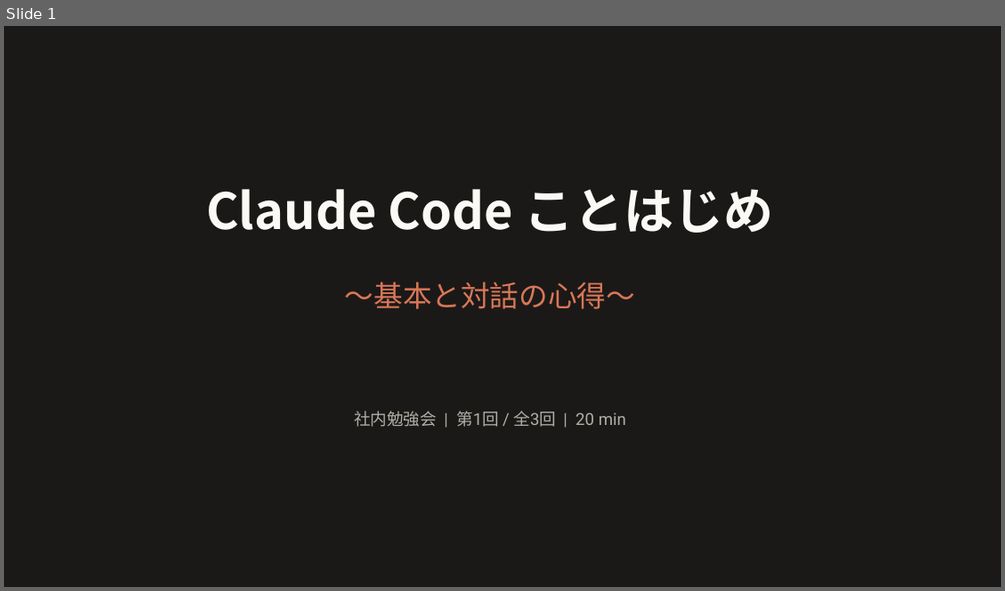
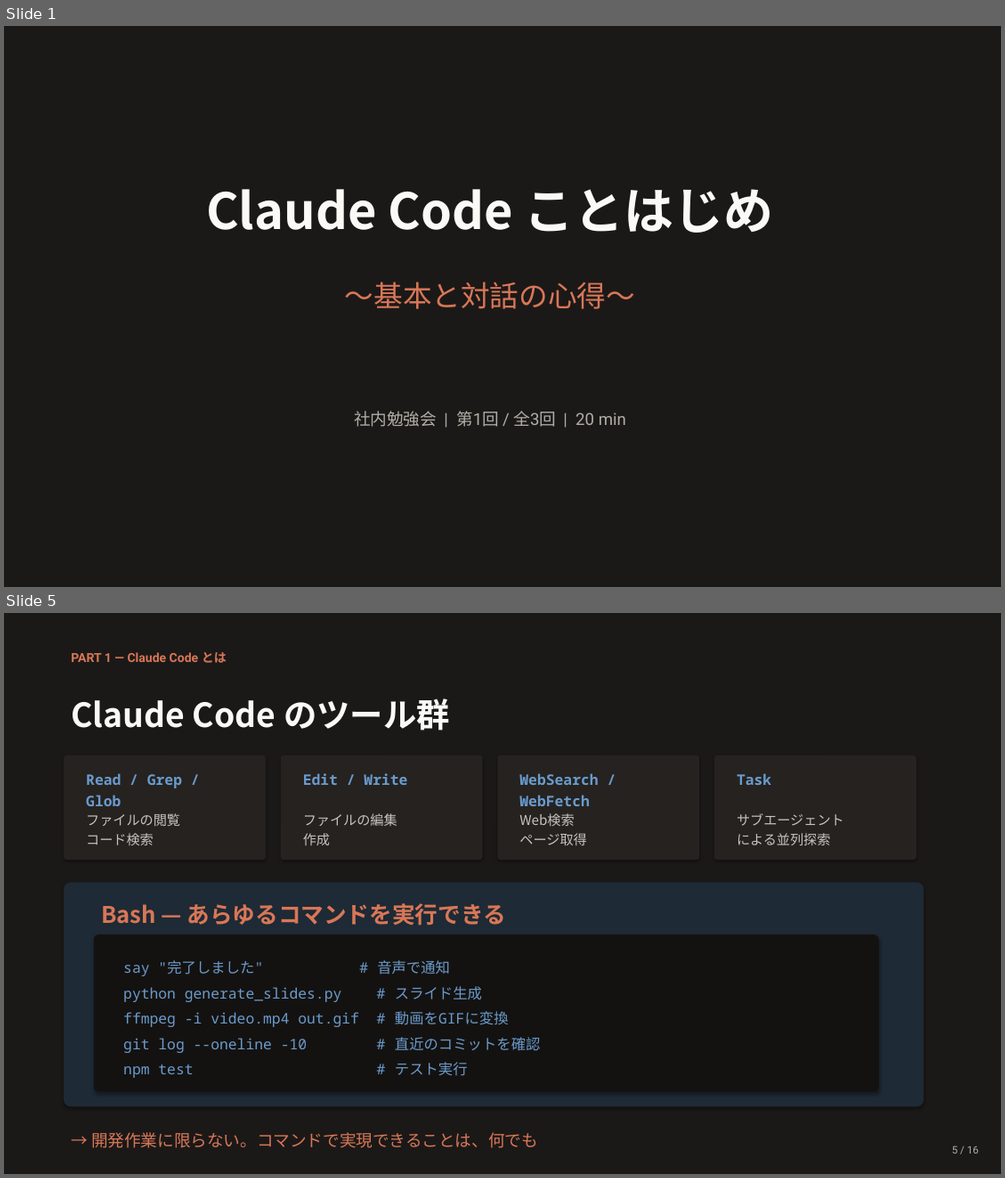
Before and after one commit to Ischca/zenn, a slide deck: slides/session1.pptx. Shown one above the other, each under a label of ours: slide 1 before the commit, slides 1 and 5 after it; the slides between them are not shown. The pictures are 1005x591 and 1005x1178 pixels, drawn with LibreOffice and Linux fonts; fonts in the diff are those of the drawing. Boxes give left, top, right and bottom in pixels: in the first picture for what was removed or moved away, otherwise in the second. Text is boxed around its words. In the diff, an @@ line names an element or a change of style, - is before the commit and + after.

```diff
--- a/slides/session1.pptx
+++ b/slides/session1.pptx
@@ slide 5 added at <box>4,613,1001,1174</box>, background #1B1918 @@
@@ text added at <box>71,652,226,663</box>, 12 pt, text #D97757, bold @@
+PART 1 — Claude Code とは
@@ text added at <box>71,698,450,730</box>, 32 pt, text #FAF9F5, bold @@
+Claude Code のツール群
@@ rounded rectangle added at <box>64,755,266,860</box>, fill #252220 @@
@@ rounded rectangle added at <box>281,755,483,860</box>, fill #252220 @@
@@ rounded rectangle added at <box>498,755,699,860</box>, fill #252220 @@
@@ rounded rectangle added at <box>714,755,916,860</box>, fill #252220 @@
@@ text added at <box>86,773,182,806</box>, 14 pt, text #6A9BCC, bold @@
+Read / Grep / Glob
@@ text added at <box>303,773,407,785</box>, 14 pt, text #6A9BCC, bold @@
+Edit / Write
@@ text added at <box>519,773,598,806</box>, 14 pt, text #6A9BCC, bold @@
+WebSearch /
+WebFetch
@@ text added at <box>736,773,771,785</box>, 14 pt, text #6A9BCC, bold @@
+Task
@@ text added at <box>86,813,180,845</box>, 13 pt, text #C5C3BB @@
+ファイルの閲覧
+コード検索
@@ text added at <box>303,813,397,845</box>, 13 pt, text #C5C3BB @@
+ファイルの編集
+作成
@@ text added at <box>519,813,586,845</box>, 13 pt, text #C5C3BB @@
+Web検索
+ページ取得
@@ text added at <box>736,813,844,845</box>, 13 pt, text #C5C3BB @@
+サブエージェント
+による並列探索
@@ rounded rectangle added at <box>64,882,923,1107</box>, fill #1E2A35 @@
@@ text added at <box>101,903,506,925</box>, 22 pt, text #D97757, bold @@
+Bash — あらゆるコマンドを実行できる
@@ rounded rectangle added at <box>94,934,879,1092</box>, fill #141210 @@
@@ text added at <box>123,960,541,1078</box>, 14 pt, text #6A9BCC @@
+say "完了しました" # 音声で通知
+python generate_slides.py # スライド生成
+ffmpeg -i video.mp4 out.gif # 動画をGIFに変換
+git log --oneline -10 # 直近のコミットを確認
+npm test # テスト実行
@@ text added at <box>91,1132,538,1148</box>, 16 pt, text #D97757 @@
+→ 開発作業に限らない。コマンドで実現できることは、何でも
@@ text added at <box>952,1145,979,1153</box>, 10 pt, text #B0AEA5 @@
+5 / 16
```
Also in this commit, not shown: 14 slides changed, 2 other files.
